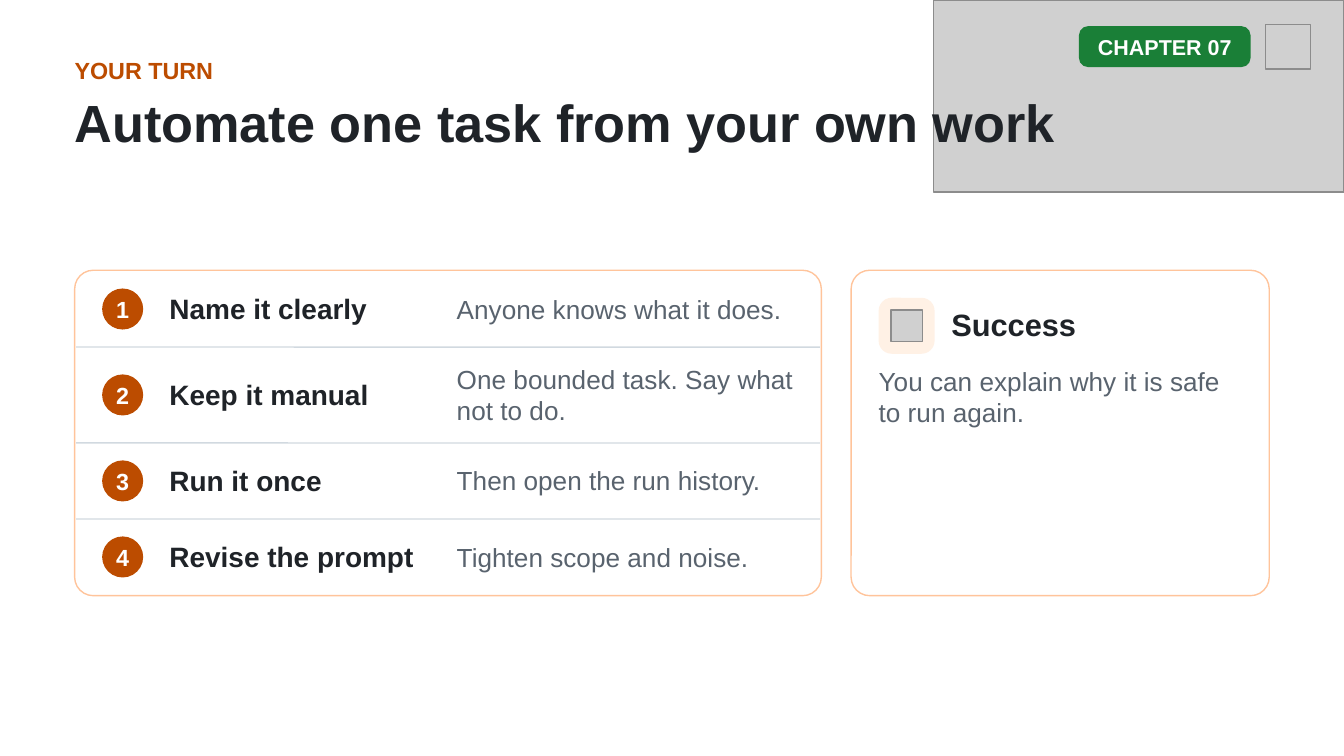
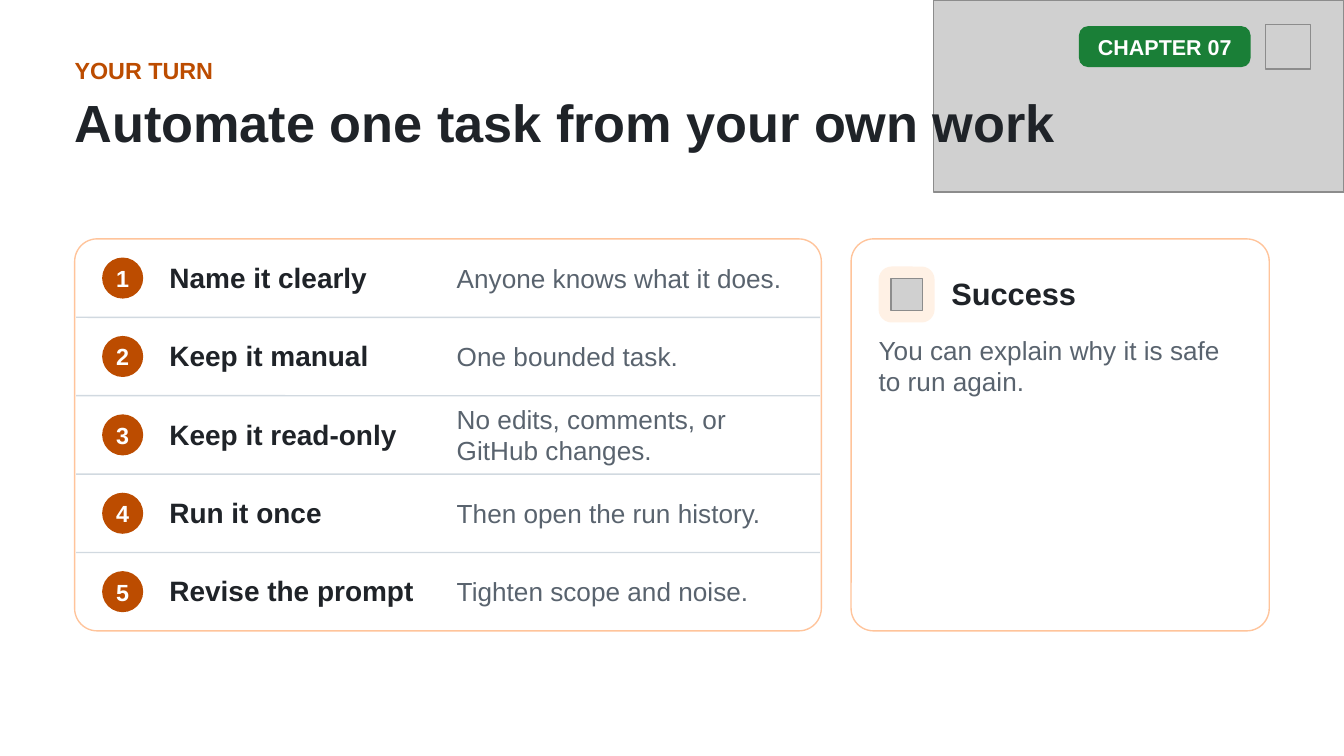
Before and after one commit to github/copilot-app-for-beginners, a slide deck: slide 15 of slides/07-automations.pptx (slide 14 before the commit). Drawn at 1344x756 pixels with LibreOffice and Linux fonts; fonts in the diff are those of the drawing; grey boxes stand for pictures. Boxes give left, top, right and bottom in pixels: in the first picture for what was removed or moved away, otherwise in the second. Text is boxed around its words. In the diff, an @@ line names an element or a change of style, - is before the commit and + after.

```diff
--- a/slides/07-automations.pptx
+++ b/slides/07-automations.pptx
@@ rounded rectangle: place and size @@
-rounded rectangle at (75, 270, 823, 595)
+rounded rectangle at (75, 239, 823, 632)
@@ rounded rectangle: place and size @@
-rounded rectangle at (851, 270, 1269, 595)
+rounded rectangle at (851, 239, 1269, 632)
@@ 4 texts, 2 rounded rectangles, 1 picture, 1 line: place and size @@
-4 texts, 2 rounded rectangles, 1 picture, 1 line at (77, 289, 1076, 355)
+4 texts, 2 rounded rectangles, 1 picture, 1 line at (77, 258, 1076, 323)
@@ rounded rectangle: place and size @@
-rounded rectangle at (102, 375, 144, 417)
+rounded rectangle at (102, 336, 144, 378)
@@ text "2": place and size @@
-text "2" at (116, 387, 129, 404)
+text "2" at (116, 348, 129, 365)
@@ text "Keep it manual": place and size @@
-text "Keep it manual" at (169, 384, 368, 410)
+text "Keep it manual" at (169, 345, 368, 371)
@@ text at (457, 347, 678, 366): text changed @@
-One bounded task. Say what not to do.
+One bounded task.
@@ text "You can explain why it ...": place and size @@
-text "You can explain why it ..." at (879, 372, 1219, 428)
+text "You can explain why it ..." at (879, 341, 1219, 397)
@@ line moved from (77, 444) - (820, 444) to (77, 395) - (820, 395) @@
@@ 2 texts, 2 rounded rectangles, 1 line: place and size @@
-2 texts, 2 rounded rectangles, 1 line at (77, 461, 820, 578)
+2 texts, 2 rounded rectangles, 1 line at (77, 414, 820, 535)
@@ text added at (457, 410, 725, 465), 14 pt, text #59636E @@
+No edits, comments, or GitHub changes.
@@ text added at (169, 424, 396, 450), 15 pt, text #1F2328, bold @@
+Keep it read-only
@@ text "Run it once": place and size @@
-text "Run it once" at (169, 470, 321, 492)
+text "Run it once" at (169, 502, 321, 524)
@@ line added from (77, 552) to (820, 552), #D1D9E0 0.75 pt @@
@@ rounded rectangle added at (102, 571, 144, 613), fill #BC4C00 @@
@@ text added at (116, 585, 129, 602), 12.5 pt, text #FFFFFF, bold @@
+5
@@ 3 texts: place and size @@
-3 texts at (169, 471, 760, 572)
+3 texts at (169, 504, 760, 607)
```
Also in this commit, not shown: 7 other slides changed, 1 slide added, 7 other files.
